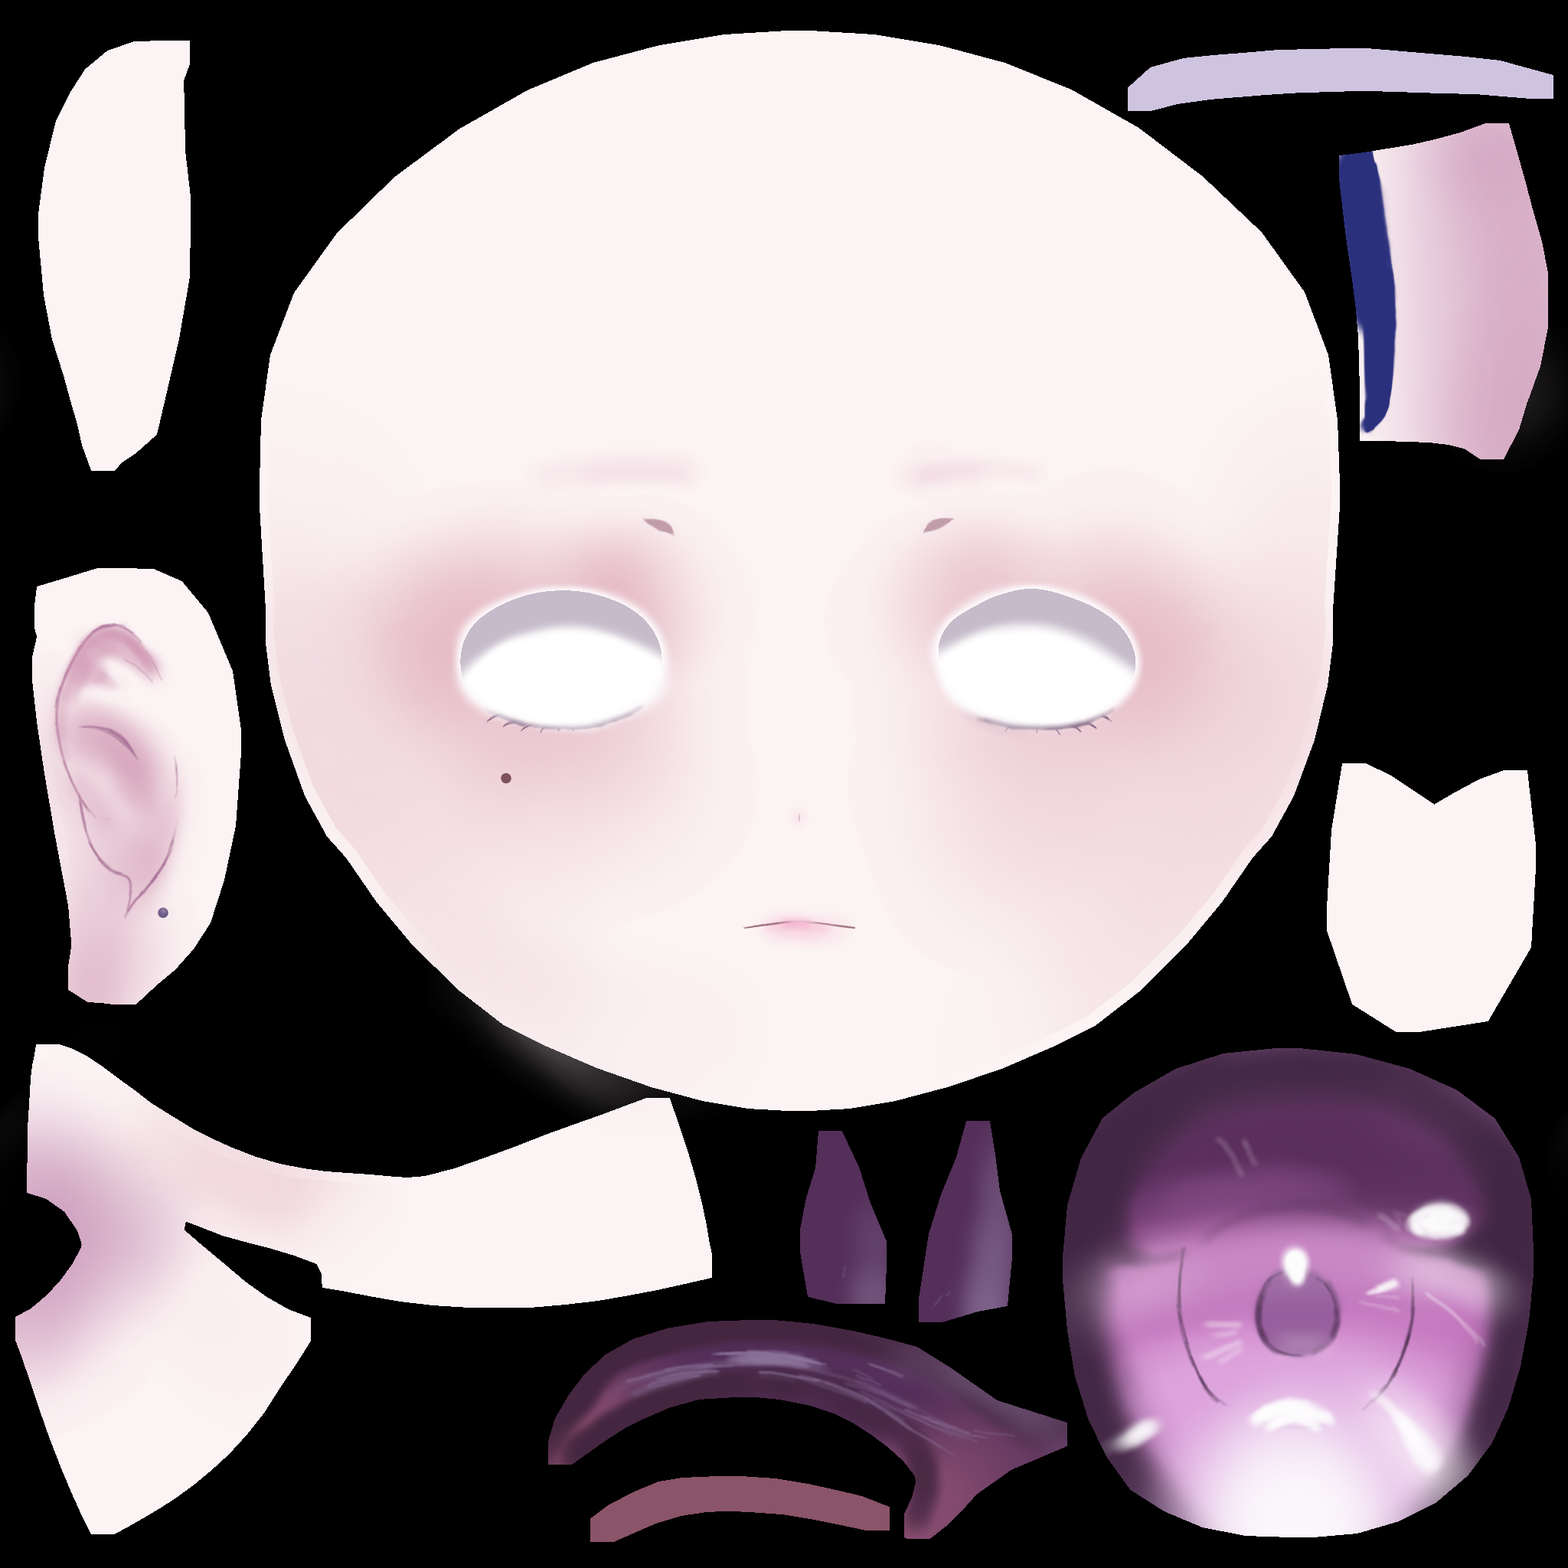
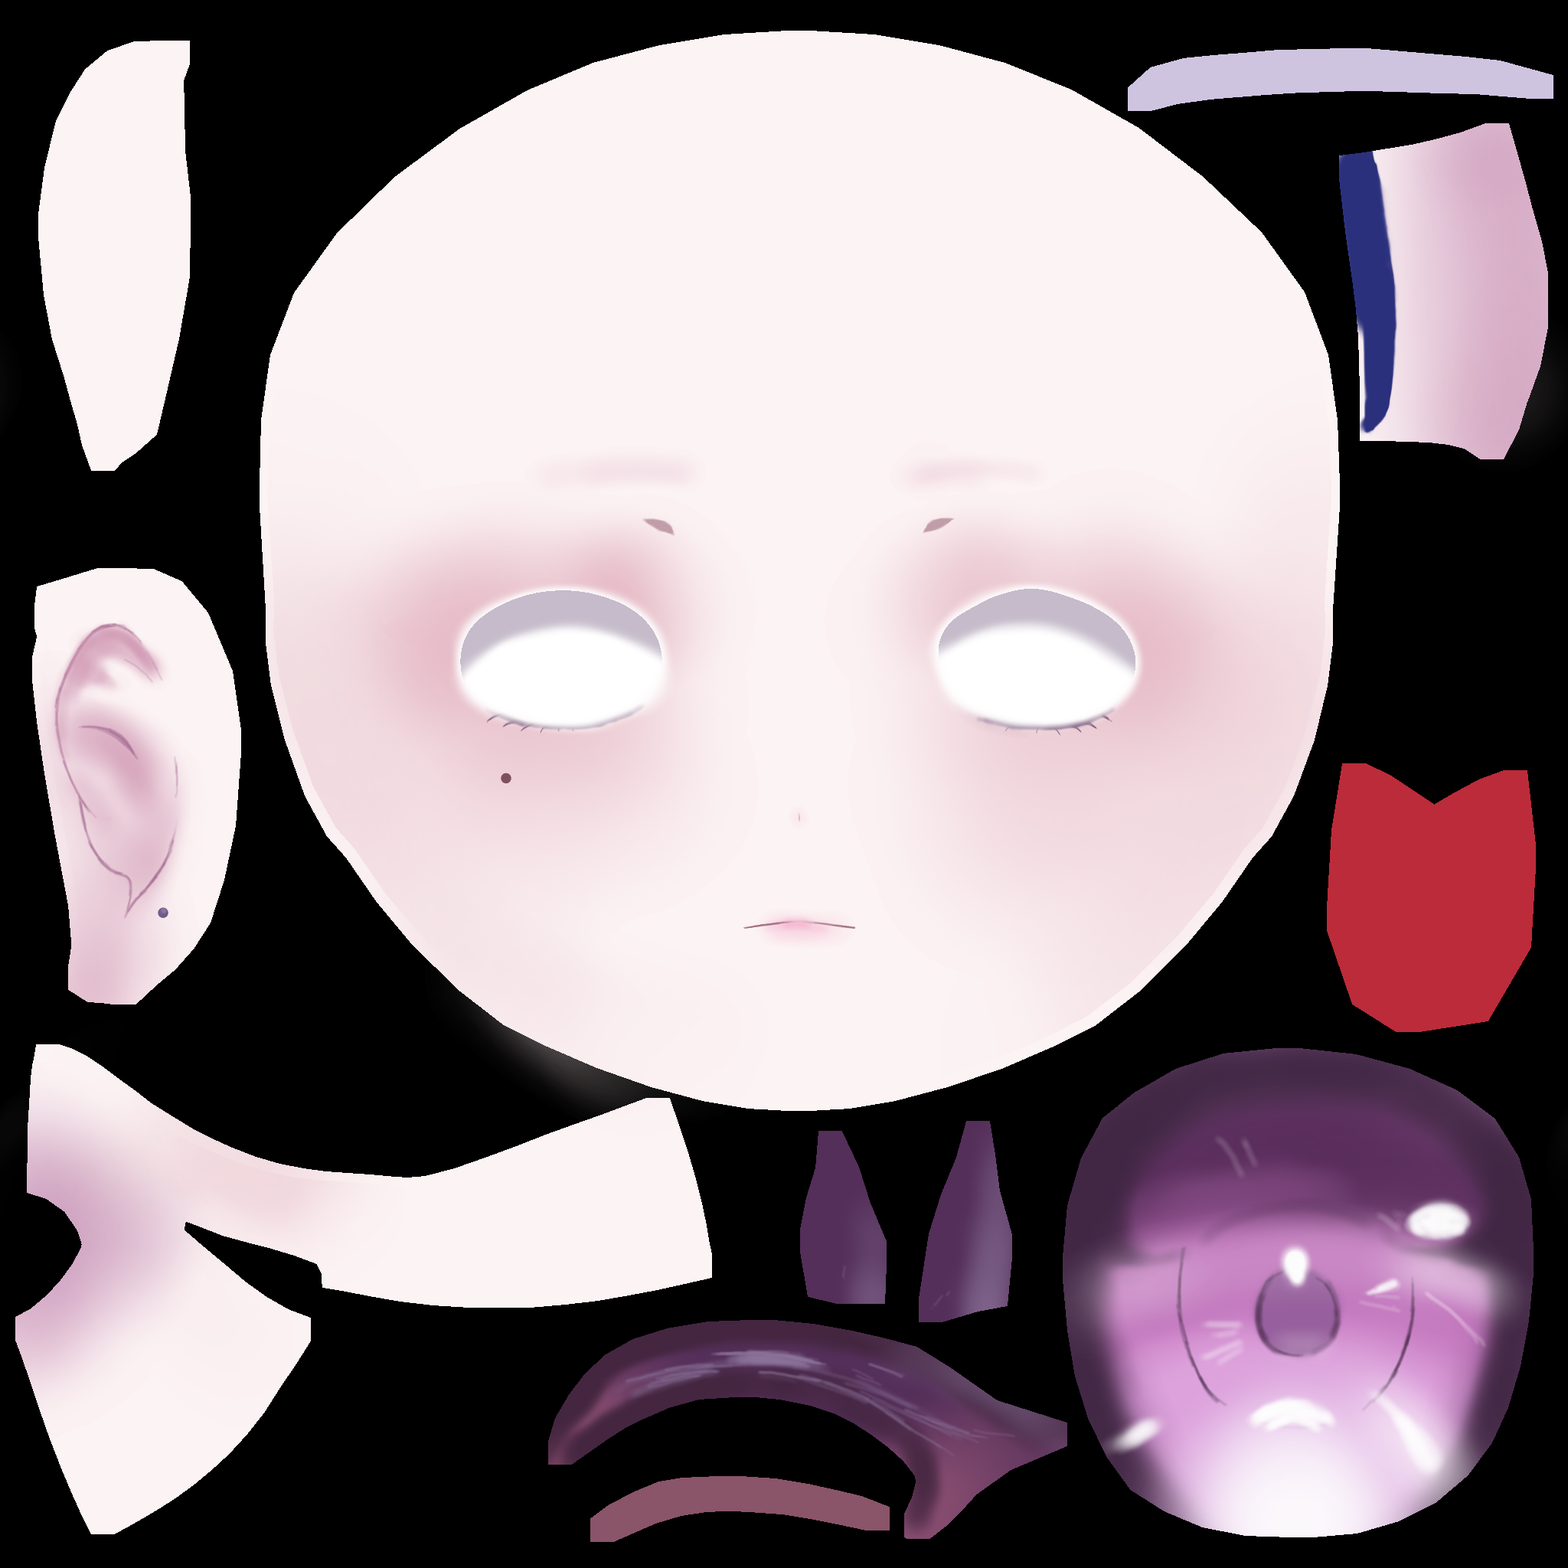
Layered file, before and after one edit (1568x1568). Changes by layer:
added layer "Layer" (1st of 14) above "Layer" over <box>1326,763,1536,1033</box>